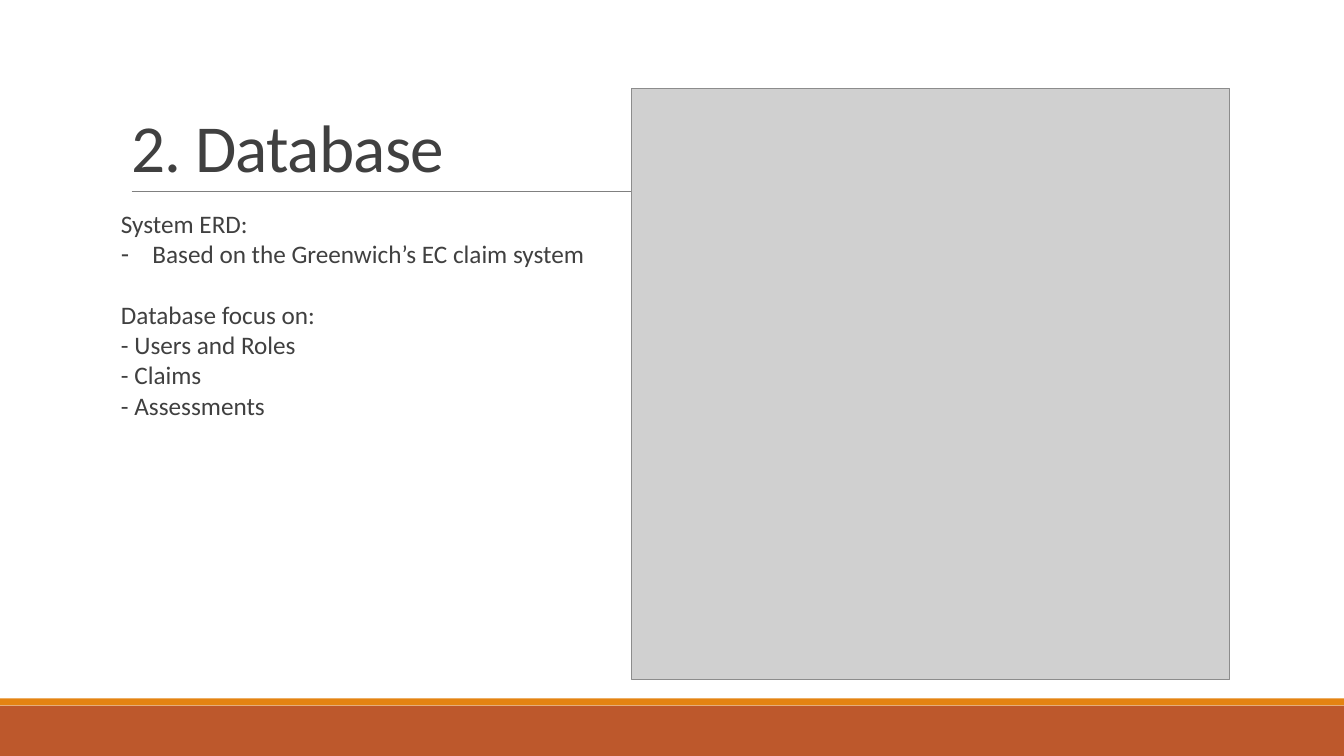
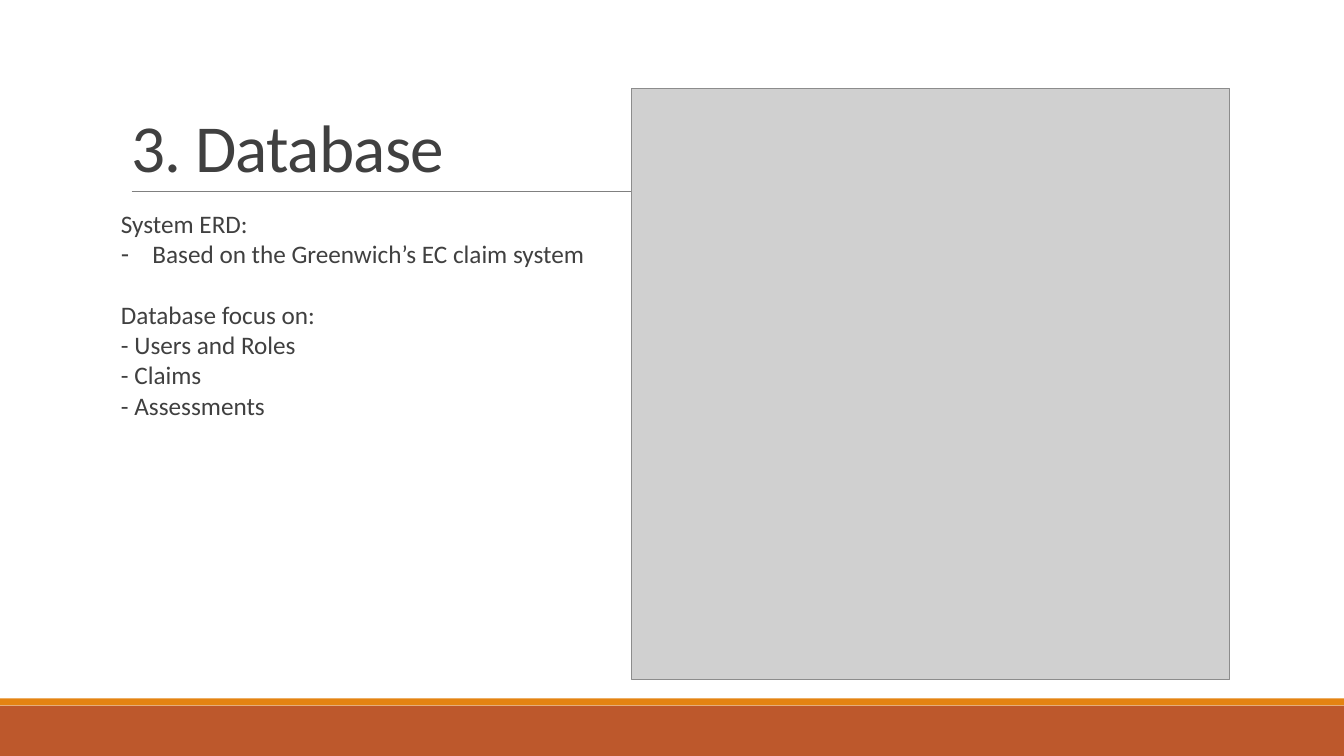
Before and after one commit to kaka-develop/ec-management, a slide deck: slide 8 of documents/Presentation.pptx (slide 3 before the commit). Drawn at 1344x756 pixels with LibreOffice and Linux fonts; fonts in the diff are those of the drawing; grey boxes stand for pictures. Boxes give left, top, right and bottom in pixels: in the first picture for what was removed or moved away, otherwise in the second. Text is boxed around its words. In the diff, an @@ line names an element or a change of style, - is before the commit and + after.

```diff
--- a/documents/Presentation.pptx
+++ b/documents/Presentation.pptx
@@ title at <box>131,125,444,173</box>: text changed @@
-2. Database
+3. Database
```
Also in this commit, not shown: 7 other slides changed, 18 slides added.
